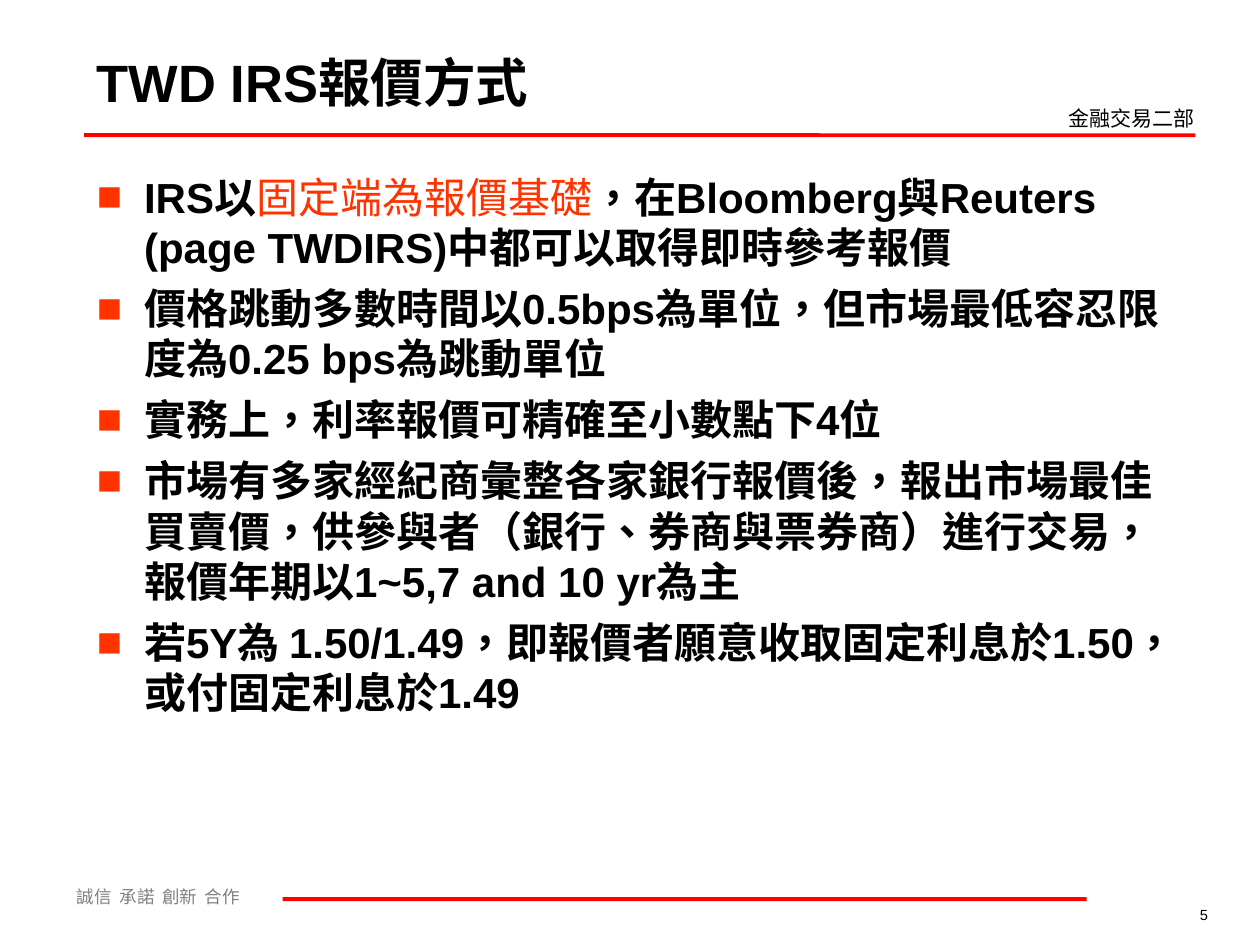
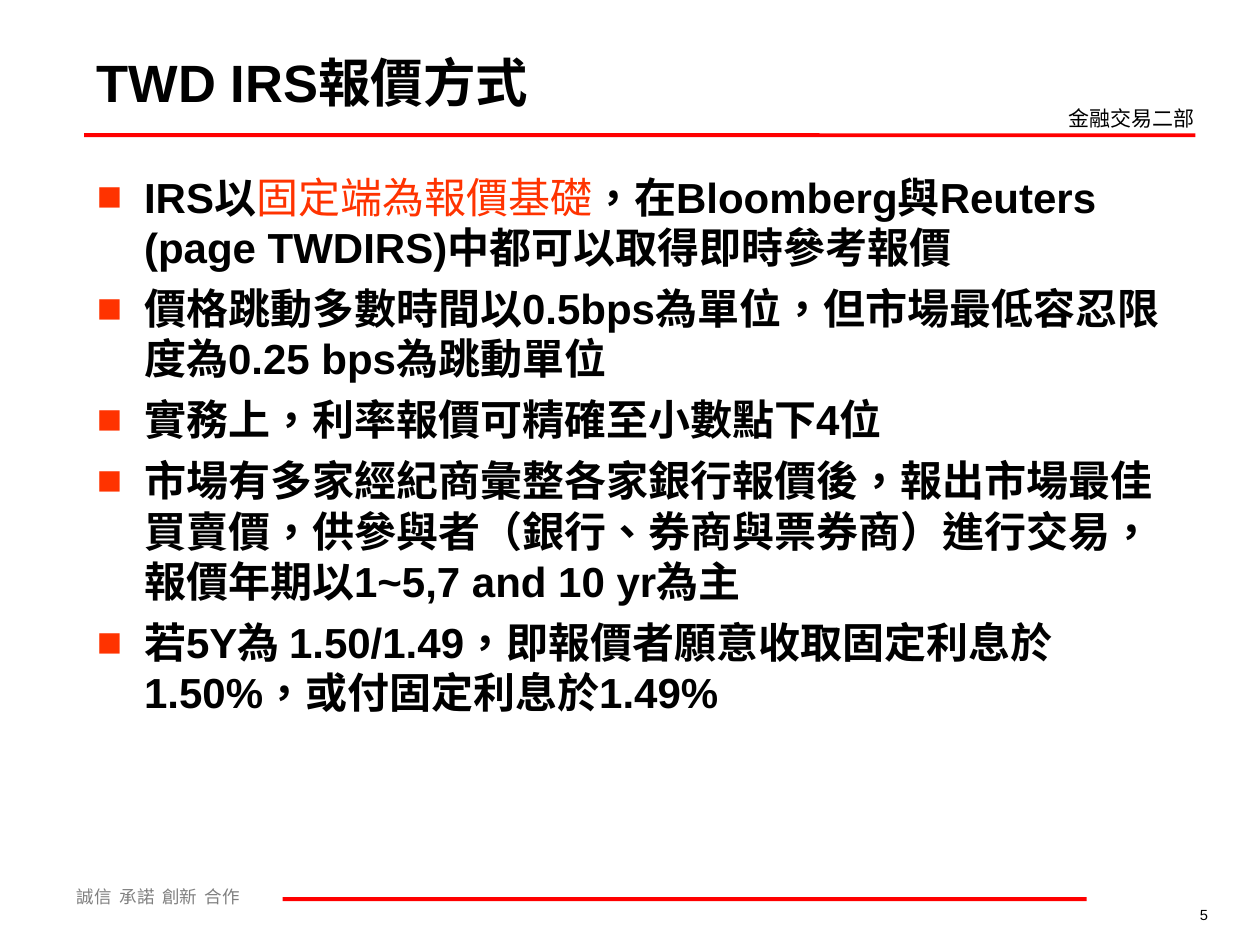
Before and after one commit to mark838308/Mark-Wang, a slide deck: slide 5 of 利率及衍生性商品介紹60分鐘課程.ppt. Drawn at 1260x945 pixels with LibreOffice and Linux fonts; fonts in the diff are those of the drawing; background and template pictures are left out. Boxes give left, top, right and bottom in pixels: in the first picture for what was removed or moved away, otherwise in the second. Text is boxed around its words. In the diff, an @@ line names an element or a change of style, - is before the commit and + after.

```diff
--- a/利率及衍生性商品介紹60分鐘課程.ppt
+++ b/利率及衍生性商品介紹60分鐘課程.ppt
@@ text at [144,622,1052,712]: text changed @@
-■ 若5Y為 1.50/1.49，即報價者願意收取固定利息於1.50，或付固定利息於1.49
+■ 若5Y為 1.50/1.49，即報價者願意收取固定利息於1.50%，或付固定利息於1.49%
```
Also in this commit, not shown: 1 other slide changed, 1 slide added, 1 other file.
